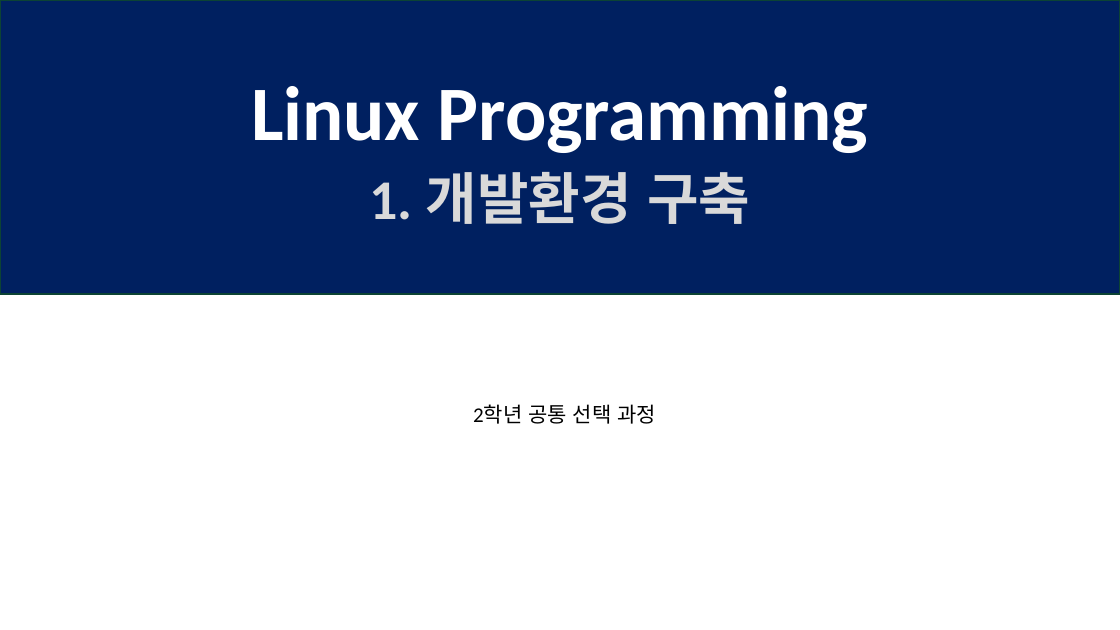
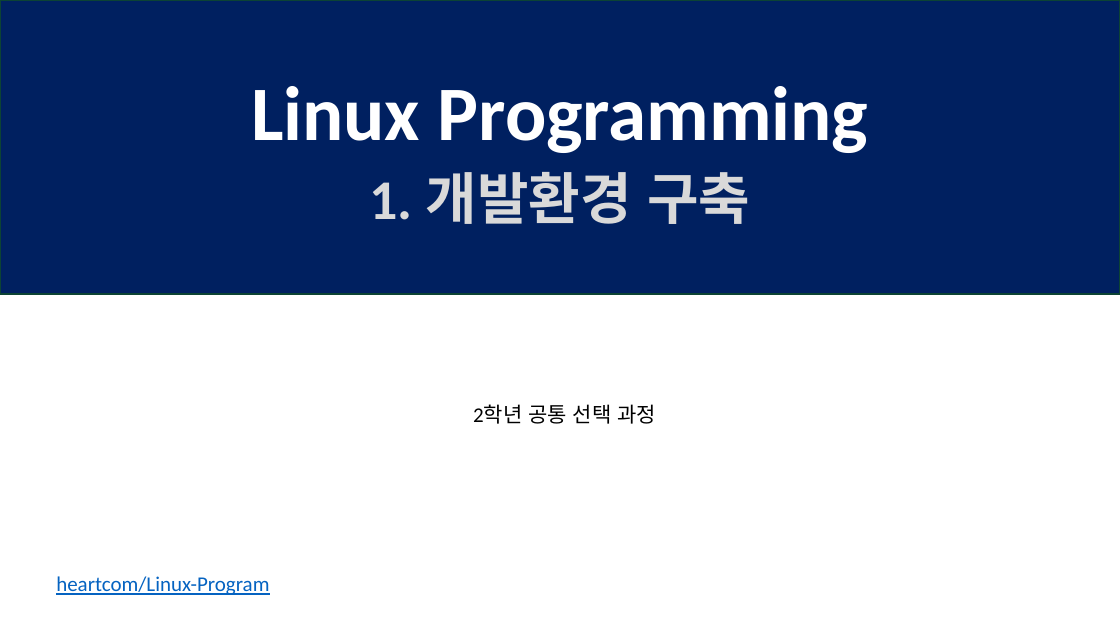
Before and after one commit to heartcom/Linux-Program, a slide deck: slide 1 of 1_개발환경구축(리눅스프로그래밍).pptx. Drawn at 1120x630 pixels with LibreOffice and Linux fonts; fonts in the diff are those of the drawing. Boxes give left, top, right and bottom in pixels: in the first picture for what was removed or moved away, otherwise in the second. Text is boxed around its words. In the diff, an @@ line names an element or a change of style, - is before the commit and + after.

```diff
--- a/1_개발환경구축(리눅스프로그래밍).pptx
+++ b/1_개발환경구축(리눅스프로그래밍).pptx
@@ text added at [56,576,269,595], 18 pt, text #0563C1, underline @@
+heartcom/Linux-Program
```
Also in this commit, not shown: 7 slides added.
